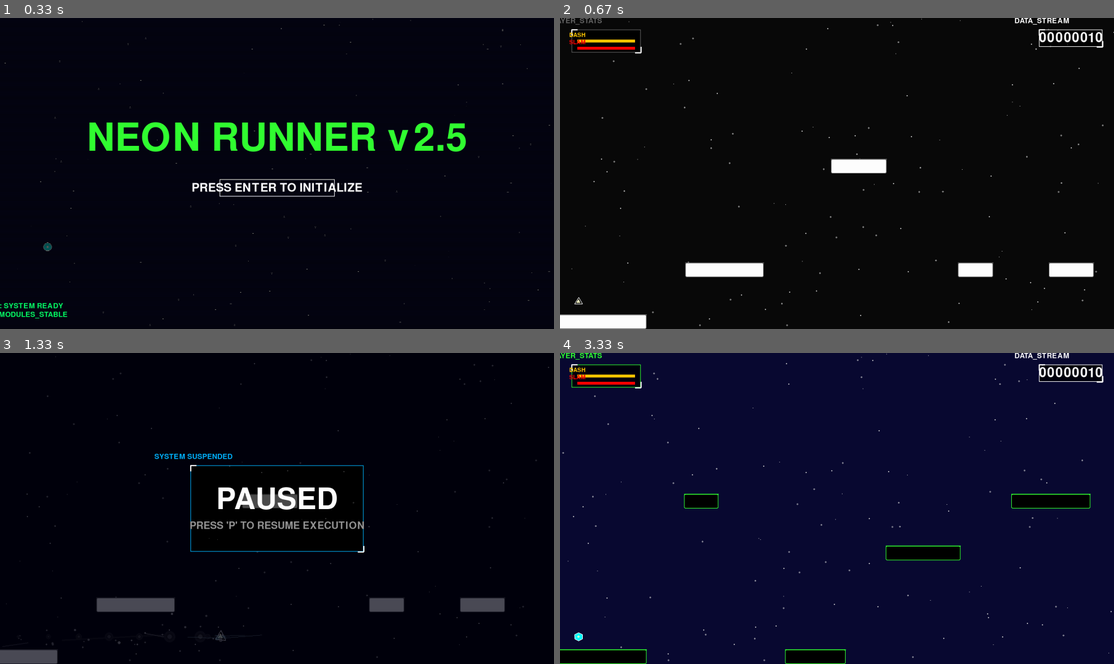
Above: before the commit, frames 1-4 (two rows, left to right).
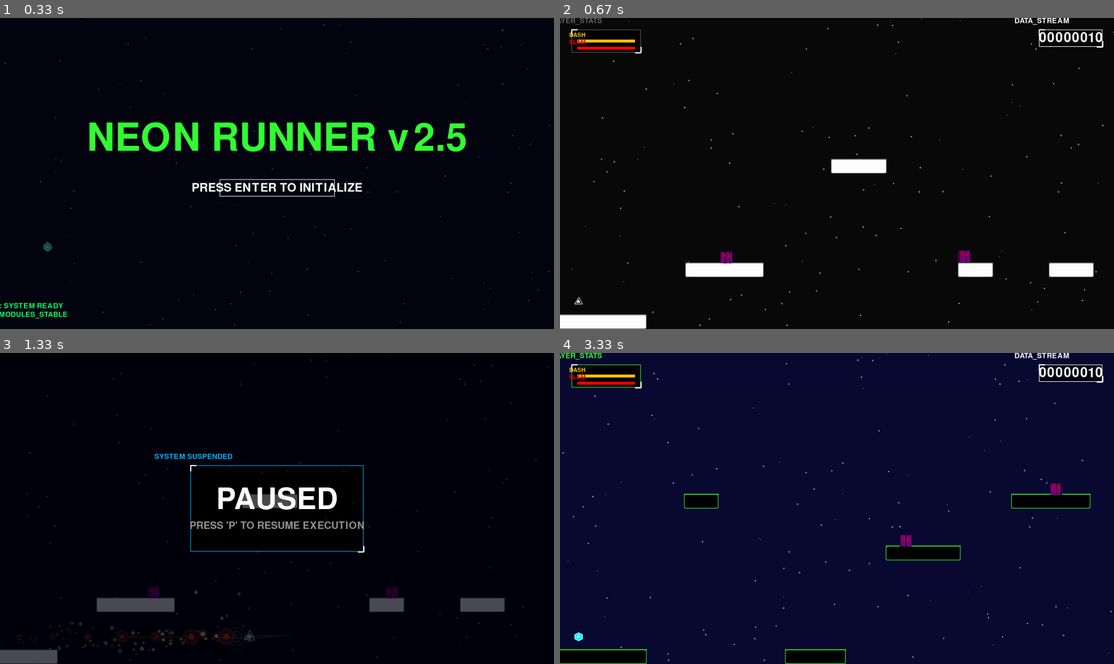
Above: after the commit, the same moments.

Repository: FahrettinPasha/Infinite-Dash-Runner-Pygame
Game: pygame game, started from main.py
Two runs of this game, one before a commit and one after it. Both use one fixed random seed, a clock stepped at 60 frames per second and the inputs below.
Inputs:
- Up to frame 1 (0.33 s): no input
- Up to frame 2 (0.67 s): tap Enter at 0.33 s
- Up to frame 3 (1.33 s): tap Space at 0.67 s; hold P from 1 s (still down); hold D from 1 s (still down)
- Up to frame 4 (3.33 s): release P at 1.47 s; release D at 1.47 s; hold P 1.5-1.97 s; tap R at 3 s

Frame 1 is identical in both runs. In frame 2, 0.2% of the frame differs, in the area x 29-74%, y 74-80%; in frame 3, 0.4%, in the area x 3-72%, y 75-97%; in frame 4, 0.2%.

Commit message:
Update: Added Meteor Dash AoE and Cursed Enemy system

Diff:
--- a/entities.py
+++ b/entities.py
@@ -1,5 +1,6 @@
 import pygame
 import random
+import math
 from settings import *
 
 class Platform(pygame.sprite.Sprite):
@@ -9,20 +10,17 @@
         self.height = height
         self.rect = pygame.Rect(x, y, width, height)
 
-    def draw(self, surface, theme=None): # <--- Buraya theme=None ekledik
-        # Varsayılan renkler (eğer tema gelmezse diye eski renkleri koruyoruz)
-        fill_c = (10, 30, 10)  # Eski DARK_METAL
-        border_c = (50, 255, 50) # Eski NEON_GREEN
+    def draw(self, surface, theme=None):
+        # Varsayılan renkler
+        fill_c = (10, 30, 10)
+        border_c = (50, 255, 50)
 
-        # Eğer bir tema yüklendiyse renkleri oradan çek
         if theme:
             fill_c = theme["platform_color"]
             border_c = theme["border_color"]
 
-        # Çizim işlemleri
         pygame.draw.rect(surface, fill_c, self.rect, border_radius=5)
         pygame.draw.rect(surface, border_c, self.rect, 2, border_radius=5)
-        # Platformun üstüne o parlak çizgiyi çekelim
         pygame.draw.line(surface, border_c, (self.rect.left, self.rect.top), (self.rect.right, self.rect.top), 3)
 
     def update(self, camera_speed):
@@ -46,3 +44,66 @@
     def draw(self, surface):
         pygame.draw.circle(surface, WHITE, (int(self.x), int(self.y)), 1)
         pygame.draw.circle(surface, STAR_COLOR, (int(self.x), int(self.y)), self.size, 1)
+
+class CursedEnemy(pygame.sprite.Sprite):
+    """Platform üzerinde gezinen, glitch efekti olan lanetli düşman"""
+    def __init__(self, platform):
+        super().__init__()
+        self.platform = platform
+        self.width = 40
+        self.height = 40
+
+        # Platformun üzerinde rastgele bir noktada başlat, ama düşmesin
+        safe_x = random.randint(platform.rect.left, max(platform.rect.left, platform.rect.right - self.width))
+        self.rect = pygame.Rect(safe_x, platform.rect.top - self.height, self.width, self.height)
+
+        self.speed = 3
+        self.direction = random.choice([-1, 1])
+        self.timer = 0
+
+    def update(self, camera_speed):
+        # 1. Platformla beraber kayma
+        self.rect.x -= camera_speed
+
+        # 2. Platform üzerinde devriye gezme
+        self.rect.x += self.speed * self.direction
+
+        # Sınırlardan dönme mantığı
+        if self.rect.right > self.platform.rect.right:
+            self.direction = -1
+            self.rect.right = self.platform.rect.right
+        elif self.rect.left < self.platform.rect.left:
+            self.direction = 1
+            self.rect.left = self.platform.rect.left
+
+        # Ekrandan çıkarsa sil
+        if self.rect.right < 0:
+            self.kill()
+
+        self.timer += 1
+
+    def draw(self, surface):
+        # Glitch Efekti: Sürekli titreyen ve boyutu değişen çizim
+        jitter_x = random.randint(-3, 3)
+        jitter_y = random.randint(-3, 3)
+
+        draw_rect = pygame.Rect(self.rect.x + jitter_x, self.rect.y + jitter_y, self.rect.width, self.rect.height)
+
+        # Ana Gövde (Lanetli Mor)
+        pygame.draw.rect(surface, CURSED_PURPLE, draw_rect)
+
+        # İç parazit (Siyah çizgiler)
+        for _ in range(3):
+            lx = random.randint(draw_rect.left, draw_rect.right)
+            pygame.draw.line(surface, GLITCH_BLACK, (lx, draw_rect.top), (lx, draw_rect.bottom), 2)
+
+        # Gözler (Kırmızı ve korkutucu)
+        eye_offset = math.sin(self.timer * 0.2) * 2
+        pygame.draw.rect(surface, CURSED_RED, (draw_rect.x + 8, draw_rect.y + 10 + eye_offset, 8, 8))
+        pygame.draw.rect(surface, CURSED_RED, (draw_rect.x + 24, draw_rect.y + 10 - eye_offset, 8, 8))
+
+        # Etrafa yayılan 'Corruption' (Bozulma) partikülleri
+        if random.random() < 0.3:
+            px = draw_rect.x + random.randint(-10, self.width + 10)
+            py = draw_rect.y + random.randint(-10, self.height + 10)
+            pygame.draw.rect(surface, CURSED_PURPLE, (px, py, 4, 4))
--- a/main.py
+++ b/main.py
@@ -6,7 +6,7 @@
 from settings import *
 from utils import generate_sound_effect, generate_ambient_fallback, load_sound_asset, draw_text, draw_animated_player
 from vfx import LightningBolt, FlameSpark, GhostTrail, SpeedLine, Shockwave, EnergyOrb, ParticleExplosion, ScreenFlash
-from entities import Platform, Star
+from entities import Platform, Star, CursedEnemy
 from ui_system import render_ui
 from animations import CharacterAnimator, TrailEffect
 
@@ -14,14 +14,13 @@
 pygame.init()
 pygame.mixer.pre_init(44100, -16, 2, 512)
 
-# VSYNC açıldı (tearing'i önler ve GPU kullanımını dengeler)
+# VSYNC açıldı
 screen = pygame.display.set_mode((SCREEN_WIDTH, SCREEN_HEIGHT),
                                 pygame.SCALED | pygame.FULLSCREEN | pygame.DOUBLEBUF | pygame.HWSURFACE, vsync=1)
-pygame.display.set_caption("Infinite Runner - ULTIMATE VFX & CYBER MENU (OPTIMIZED)")
+pygame.display.set_caption("Infinite Runner - METEOR DASH UPDATE")
 clock = pygame.time.Clock()
 
-# --- OPTİMİZASYON İÇİN KALICI YÜZEYLER (SURFACES) ---
-# Her frame'de yaratmak yerine bir kez yaratıp temizliyoruz.
+# --- KALICI YÜZEYLER ---
 vfx_surface = pygame.Surface((SCREEN_WIDTH, SCREEN_HEIGHT), pygame.SRCALPHA)
 ui_surface = pygame.Surface((SCREEN_WIDTH, SCREEN_HEIGHT), pygame.SRCALPHA)
 
@@ -33,17 +32,20 @@
 JUMP_SOUND = load_sound_asset("assets/sfx/jump.wav", lambda: generate_sound_effect(350, 90), FX_VOLUME * 0.9)
 DASH_SOUND = load_sound_asset("assets/sfx/dash.wav", lambda: generate_sound_effect(700, 60), FX_VOLUME * 1.1)
 SLAM_SOUND = load_sound_asset("assets/sfx/slam.wav", lambda: generate_sound_effect(100, 150, 0.7), FX_VOLUME * 1.5)
+EXPLOSION_SOUND = load_sound_asset("assets/sfx/explosion.wav", lambda: generate_sound_effect(50, 300, 0.5), FX_VOLUME * 1.2)
 GAME_MUSIC = load_sound_asset("assets/music/game_action_music.ogg", generate_ambient_fallback, 1.0)
 MENU_MUSIC = load_sound_asset("assets/music/menu_theme.ogg", generate_ambient_fallback, 1.2)
 
 # --- OYUN AYARLARI ---
-DASH_SPEED = 40
+DASH_SPEED = 45 # Biraz daha hızlandırdım meteor hissi için
 DASH_DURATION = 20
 DASH_INVINCIBILITY = True
-MAX_VFX_COUNT = 150 # Optimize edildiği için limiti artırabiliriz!
-PERFORMANCE_MODE = False # Artık gerek yok, her şey hızlı.
-
-MAX_DASH_VFX_PER_FRAME = 3
+MAX_VFX_COUNT = 200 # Meteor efekti çok partikül kullanır, limiti artırdım
+MAX_DASH_VFX_PER_FRAME = 5
+
+# --- METEOR RENKLERİ ---
+METEOR_CORE = (255, 255, 200) # Parlak beyaz/sarı
+METEOR_FIRE = (255, 80, 0)    # Turuncu alev
 
 # --- BASİT VFX SINIFI ---
 class WarpLine(pygame.sprite.Sprite):
@@ -72,8 +74,6 @@
         if self.alpha > 10:
             end_x = self.x - (self.vx * self.length_multiplier * 1.5)
             end_y = self.y - (self.vy * self.length_multiplier * 1.5)
-
-            # Doğrudan çizim
             pygame.draw.line(surface, (*draw_color, self.alpha // 3),
                             (int(self.x), int(self.y)), (int(end_x), int(end_y)), self.width + 4)
             pygame.draw.line(surface, (*draw_color, self.alpha),
@@ -106,8 +106,10 @@
 trail_effects = []
 last_trail_time = 0
 TRAIL_INTERVAL = 3
+active_damage_waves = []
 
 all_platforms = pygame.sprite.Group()
+all_enemies = pygame.sprite.Group()
 all_vfx = pygame.sprite.Group()
 stars = [Star() for _ in range(120)]
 
@@ -122,13 +124,20 @@
             start_x = SCREEN_WIDTH
     width = random.randint(PLATFORM_MIN_WIDTH, PLATFORM_MAX_WIDTH)
     y = random.choice(PLATFORM_HEIGHTS)
-    all_platforms.add(Platform(start_x, y, width, 50))
+
+    new_plat = Platform(start_x, y, width, 50)
+    all_platforms.add(new_plat)
+
+    # %40 ihtimalle düşman spawnla
+    if width > 120 and random.random() < 0.4:
+        enemy = CursedEnemy(new_plat)
+        all_enemies.add(enemy)
 
 def init_game():
     global player_x, player_y, y_velocity, score, camera_speed, jumps_left
     global is_jumping, is_dashing, is_slamming, dash_timer, dash_cooldown_timer, slam_stall_timer, slam_cooldown
     global CURRENT_THEME, CURRENT_SHAPE, screen_shake, dash_particles_timer, dash_angle, dash_frame_counter
-    global character_state, trail_effects, last_trail_time, slam_collision_check_frames
+    global character_state, trail_effects, last_trail_time, slam_collision_check_frames, active_damage_waves
 
     if GAME_MUSIC:
         AMBIENT_CHANNEL.play(GAME_MUSIC, loops=-1)
@@ -143,6 +152,7 @@
     character_state = 'idle'
     slam_collision_check_frames = 0
     trail_effects.clear()
+    active_damage_waves.clear()
     last_trail_time = 0
 
     character_animator.__init__()
@@ -150,8 +160,11 @@
     CURRENT_THEME = random.choice(THEMES)
     CURRENT_SHAPE = random.choice(PLAYER_SHAPES)
     all_platforms.empty()
+    all_enemies.empty()
     all_vfx.empty()
-    all_platforms.add(Platform(0, SCREEN_HEIGHT - 50, 400, 50))
+
+    start_plat = Platform(0, SCREEN_HEIGHT - 50, 400, 50)
+    all_platforms.add(start_plat)
     current_right = 400
     while current_right < SCREEN_WIDTH + 200:
         add_new_platform()
@@ -181,7 +194,6 @@
     # PERFORMANS: Temizlik
     if frame_count % 30 == 0:
         if len(all_vfx) > MAX_VFX_COUNT:
-             # En eski efektleri sil
              sprites = list(all_vfx.sprites())
              for sprite in sprites[:20]:
                  sprite.kill()
@@ -229,7 +241,8 @@
                     slam_collision_check_frames = 0
                     if SLAM_SOUND: FX_CHANNEL.play(SLAM_SOUND)
                     all_vfx.add(ScreenFlash(PLAYER_SLAM, 80, 8))
-                    all_vfx.add(Shockwave(px, py, PLAYER_SLAM, max_radius=150, rings=3))
+                    all_vfx.add(Shockwave(px, py, PLAYER_SLAM, max_radius=200, rings=3, speed=25))
+
                     for _ in range(3):
                         all_vfx.add(LightningBolt(px, py,
                                                     px + random.randint(-60, 60),
@@ -245,12 +258,10 @@
                     dash_frame_counter = 0
                     character_state = 'dashing'
                     if DASH_SOUND: FX_CHANNEL.play(DASH_SOUND)
-                    all_vfx.add(ScreenFlash(CURRENT_THEME["border_color"], 60, 6))
-                    all_vfx.add(Shockwave(px, py, CURRENT_THEME["border_color"], max_radius=100, rings=2))
-                    for _ in range(2):
-                        end_x = px + random.randint(-60, 60)
-                        end_y = py + random.randint(-60, 60)
-                        all_vfx.add(LightningBolt(px, py, end_x, end_y, CURRENT_THEME["border_color"], 10))
+                    # Dash başlangıç patlaması
+                    all_vfx.add(ScreenFlash(METEOR_CORE, 80, 6))
+                    all_vfx.add(Shockwave(px, py, METEOR_FIRE, max_radius=120, rings=2, speed=15))
+
                     keys = pygame.key.get_pressed()
                     dx = (keys[pygame.K_d] - keys[pygame.K_a]); dy = (keys[pygame.K_s] - keys[pygame.K_w])
                     if dx == 0 and dy == 0: dx = 1
@@ -282,37 +293,79 @@
             last_trail_time = 0
             trail_color = CURRENT_THEME["player_color"]
             if is_dashing:
-                trail_color = CURRENT_THEME["border_color"]
-                trail_size = random.randint(6, 10)
+                trail_color = METEOR_FIRE # Kuyruk rengi alev rengi
+                trail_size = random.randint(8, 14)
             elif is_slamming:
                 trail_color = PLAYER_SLAM
                 trail_size = random.randint(8, 12)
             trail_effects.append(TrailEffect(player_x + 15, player_y + 15, trail_color, trail_size, life=12))
 
+        # --- HASAR VEREN ŞOK DALGALARI GÜNCELLEME ---
+        for wave in active_damage_waves[:]:
+            wave['r'] += wave['speed']
+            wave['x'] -= camera_speed
+
+            for enemy in all_enemies:
+                dist = math.sqrt((enemy.rect.centerx - wave['x'])**2 + (enemy.rect.centery - wave['y'])**2)
+                if dist < wave['r'] + 20 and dist > wave['r'] - 40:
+                    enemy.kill()
+                    score += 500
+                    all_vfx.add(ParticleExplosion(enemy.rect.centerx, enemy.rect.centery, CURSED_PURPLE, 20))
+                    all_vfx.add(ScreenFlash(CURSED_PURPLE, 30, 2))
+
+            if wave['r'] > wave['max_r']:
+                active_damage_waves.remove(wave)
+
         if is_dashing:
             px, py = int(player_x + 15), int(player_y + 15)
             dash_frame_counter += 1
+
+            # --- METEOR EFEKTLERİ ---
+            # 1. Kuyruk Ateşi (Yoğun partikül)
+            # Hızın ters yönüne doğru ateş saçıyoruz
+            for _ in range(4): # Partikül yoğunluğu
+                inv_angle = dash_angle + math.pi + random.uniform(-0.5, 0.5)
+                spark_speed = random.uniform(5, 15)
+                # Kırmızıdan sarıya renkler
+                color = random.choice([(255, 50, 0), (255, 150, 0), (255, 255, 100)])
+                all_vfx.add(FlameSpark(px, py, inv_angle, spark_speed, color, life=20, size=random.randint(4, 8)))
+
+            # 2. Şok Halkaları (Ses duvarı etkisi)
+            if dash_frame_counter % 5 == 0:
+                all_vfx.add(Shockwave(px, py, (255, 200, 100), max_radius=70, width=2, speed=10))
+
+            # 3. METEOR ALAN HASARI (AoE)
+            # Oyuncu etrafındaki bir çemberin içindeki her şeyi yakar
+            meteor_hit_radius = 120 # Geniş bir alan
+            enemy_hits_aoe = []
+            for enemy in all_enemies:
+                dist = math.sqrt((enemy.rect.centerx - px)**2 + (enemy.rect.centery - py)**2)
+                if dist < meteor_hit_radius:
+                    enemy_hits_aoe.append(enemy)
+
+            for enemy in enemy_hits_aoe:
+                enemy.kill()
+                score += 500
+                screen_shake = 10
+                if EXPLOSION_SOUND: FX_CHANNEL.play(EXPLOSION_SOUND)
+                # Yanarak yok olma efekti
+                all_vfx.add(ParticleExplosion(enemy.rect.centerx, enemy.rect.centery, METEOR_FIRE, 25))
+                all_vfx.add(Shockwave(enemy.rect.centerx, enemy.rect.centery, (255, 100, 0), max_radius=90, width=4))
+
+            # Eski dash efektleri (Çizgiler vb.)
             dash_vfx_added = 0
-
-            if dash_frame_counter % 4 == 0:
-                all_vfx.add(GhostTrail(px, py, CURRENT_THEME["border_color"], life=8, size=10))
-
             if dash_particles_timer > 0:
                 dash_particles_timer -= 1
             else:
-                dash_particles_timer = 6
+                dash_particles_timer = 4 # Daha sık
                 if dash_vfx_added < MAX_DASH_VFX_PER_FRAME:
                     offset_x = random.randint(-5, 5)
                     offset_y = random.randint(-5, 5)
                     all_vfx.add(WarpLine(px + offset_x, py + offset_y,
                                          dash_angle + random.uniform(-0.15, 0.15),
-                                         CURRENT_THEME["border_color"],
-                                         CURRENT_THEME["border_color"]))
+                                         METEOR_CORE, # Beyaz çizgiler
+                                         METEOR_FIRE)) # Turuncu hale
                     dash_vfx_added += 1
-
-            if dash_frame_counter % 8 == 0:
-                speed_line_angle = dash_angle + math.pi + random.uniform(-0.2, 0.2)
-                all_vfx.add(SpeedLine(px, py, speed_line_angle, random.uniform(6, 10), CURRENT_THEME["border_color"]))
 
             simple_dash_movement()
             player_x -= camera_speed
@@ -374,25 +427,60 @@
         PLAYER_W, PLAYER_H = 30, 30
         player_rect = pygame.Rect(int(player_x), int(player_y), PLAYER_W, PLAYER_H)
 
-        # Basit çarpışma kontrolü
+        # --- DÜŞMAN ÇARPIŞMALARI (NORMAL) ---
+        dummy_player = type('',(object,),{'rect':player_rect})()
+        enemy_hits = pygame.sprite.spritecollide(dummy_player, all_enemies, False)
+
+        for enemy in enemy_hits:
+            # Dash veya Slam yapıyorsak düşmanı öldürürüz (Meteor AoE yukarıda halledildi, bu direkt çarpışma için yedek)
+            if is_dashing or is_slamming:
+                enemy.kill()
+                score += 500
+                screen_shake = 15
+                if EXPLOSION_SOUND: FX_CHANNEL.play(EXPLOSION_SOUND)
+                all_vfx.add(ParticleExplosion(enemy.rect.centerx, enemy.rect.centery, CURSED_PURPLE, 20))
+                all_vfx.add(Shockwave(enemy.rect.centerx, enemy.rect.centery, GLITCH_BLACK, max_radius=80, width=5))
+                all_vfx.add(ScreenFlash(CURSED_PURPLE, 50, 4))
+                pygame.time.delay(30)
+            else:
+                GAME_STATE = 'GAME_OVER'
+                high_score = max(high_score, int(score))
+                AMBIENT_CHANNEL.stop()
+                all_vfx.add(ParticleExplosion(player_x, player_y, CURSED_RED, 30))
+
+        # --- GELİŞMİŞ PLATFORM ÇARPIŞMASI ---
+        move_rect = pygame.Rect(
+            int(player_x),
+            int(min(old_y, player_y)),
+            PLAYER_W,
+            int(abs(player_y - old_y)) + PLAYER_H
+        )
+
         collided_platforms = pygame.sprite.spritecollide(
-            type('',(object,),{'rect':player_rect})(),
+            type('',(object,),{'rect':move_rect})(),
             all_platforms, False
         )
 
         for p in collided_platforms:
             platform_top = p.rect.top
-            old_bottom = old_y + PLAYER_H
-            new_bottom = player_y + PLAYER_H
-            if old_bottom <= platform_top and new_bottom >= platform_top:
+            if (old_y + PLAYER_H <= platform_top + 15) and (player_y + PLAYER_H >= platform_top):
                 player_y = platform_top - PLAYER_H
                 if is_slamming:
                     y_velocity = -15
                     screen_shake = 30
+
+                    active_damage_waves.append({
+                        'x': player_x + 15,
+                        'y': platform_top,
+                        'r': 10,
+                        'max_r': 250,
+                        'speed': 25
+                    })
+
                     for i in range(2):
-                        wave = Shockwave(player_x+15, p.rect.top, (255, 180, 80))
+                        wave = Shockwave(player_x+15, p.rect.top, (255, 180, 80), speed=25)
                         wave.radius = 30 + i*30
-                        wave.max_radius = 180 + i*60
+                        wave.max_radius = 200 + i*60
                         all_vfx.add(wave)
                     all_vfx.add(ScreenFlash(PLAYER_SLAM, 100, 10))
                     all_vfx.add(ParticleExplosion(player_x+15, p.rect.top, PLAYER_SLAM, 25))
@@ -410,6 +498,7 @@
                 break
 
         all_platforms.update(camera_speed)
+        all_enemies.update(camera_speed)
         for s in stars:
             s.update(camera_speed)
         all_vfx.update(camera_speed)
@@ -436,34 +525,38 @@
     global_offset = (random.randint(-screen_shake, screen_shake), random.randint(-screen_shake, screen_shake)) if screen_shake > 0 else (0,0)
     render_offset = (global_offset[0] + int(anim_offset[0]), global_offset[1] + int(anim_offset[1]))
 
-    # 1. Arka Planı Temizle
+    # 1. Arka Plan
     screen.fill(CURRENT_THEME["bg_color"])
 
-    # 2. Yıldızlar (Doğrudan Ekrana)
+    # 2. Yıldızlar
     for s in stars:
         s.draw(screen)
 
-    # 3. VFX Katmanını Temizle
+    # 3. VFX Katmanı Temizle
     vfx_surface.fill((0, 0, 0, 0))
 
-    # 4. Platformlar (VFX Katmanına veya Doğrudan Ekrana - Doğrudan daha hızlı)
-    # Eğer platformlarda yarı saydamlık yoksa doğrudan 'screen'e çizmek en hızlısıdır.
+    # 4. Platformlar
     for p in all_platforms:
         p.draw(screen, CURRENT_THEME)
 
-    # 5. VFX Çizimi (Tek surface üzerinde)
+    # 5. Düşmanlar
+    for e in all_enemies:
+        e.draw(screen)
+
+    # 6. VFX
     for v in all_vfx:
         if hasattr(v, 'draw'):
             v.draw(vfx_surface)
 
-    # 6. Trail Efektleri
+    # 7. Trail
     for trail in trail_effects:
         trail.draw(vfx_surface)
 
-    # 7. Karakter ve Animasyon Efektleri
+    # 8. Karakter
     if GAME_STATE in ('PLAYING', 'START', 'PAUSED', 'GAME_OVER') and GAME_STATE != 'GAME_OVER':
         p_color = CURRENT_THEME["player_color"]
-        if is_dashing: p_color = CURRENT_THEME["border_color"]
+        # Meteor Dash rengi
+        if is_dashing: p_color = METEOR_CORE # Beyaz çekirdek
         elif is_slamming: p_color = PLAYER_SLAM
 
         modified_color = character_animator.get_modified_color(p_color)
@@ -479,7 +572,6 @@
             alife = max(0.01, ai.get('life', 0.12))
             a_scale = ai.get('scale', 1.0)
             radius = max(2, int(8 * a_scale * max(0.2, alife)))
-            # Basit daire çizimi (surface oluşturmadan)
             pygame.draw.circle(vfx_surface, acol, (ax, ay), radius)
 
         # Electric particles
@@ -503,7 +595,6 @@
             size = max(1, int(ip.get('size', 3)))
             color = ip.get('color', (255, 200, 120))
             alpha = int(255 * max(0.0, min(1.0, ip.get('life', 1.0))))
-            # Doğrudan çizim
             pygame.draw.circle(vfx_surface, (*color, alpha), (ix, iy), size)
 
         # Dash lines
@@ -518,18 +609,16 @@
             ey = ly + math.sin(ang) * length
             pygame.draw.line(vfx_surface, col, (lx, ly), (ex, ey), w)
 
-        # Oyuncuyu da vfx_surface üzerine çiz ki efektlerle kaynaşsın
-        # Veya en üste screen üzerine çiz. Screen üzerine çizmek daha net görüntü verir.
         draw_animated_player(
             screen, CURRENT_SHAPE,
             player_cx + render_offset[0], player_cy + render_offset[1], 15,
             modified_color, anim_params
         )
 
-    # 8. VFX Katmanını Ekrana Bas (Shake efekti ile)
+    # 9. VFX Katmanını Ekrana Bas
     screen.blit(vfx_surface, render_offset)
 
-    # 9. UI Katmanı
+    # 10. UI Katmanı
     ui_surface.fill((0, 0, 0, 0))
     ui_data = {
         'theme': CURRENT_THEME,
@@ -540,7 +629,7 @@
         'time_ms': time_ms
     }
     render_ui(ui_surface, GAME_STATE, ui_data)
-    screen.blit(ui_surface, (0,0)) # UI titremez (render_offset yok)
+    screen.blit(ui_surface, (0,0))
 
     pygame.display.flip()
     clock.tick(FPS)
--- a/settings.py
+++ b/settings.py
@@ -17,6 +17,11 @@
 PLAYER_COOLDOWN = (50, 50, 50)
 PLAYER_SLAM = (255, 0, 0)
 PAUSE_OVERLAY_COLOR = (10, 10, 10, 180)
+
+# --- YENİ DÜŞMAN RENKLERİ ---
+CURSED_PURPLE = (120, 0, 120)  # Lanetli Mor
+CURSED_RED = (200, 0, 0)       # Göz Rengi
+GLITCH_BLACK = (20, 0, 20)     # Karartı
 
 # Oyun Fiziği
 GRAVITY = 1
